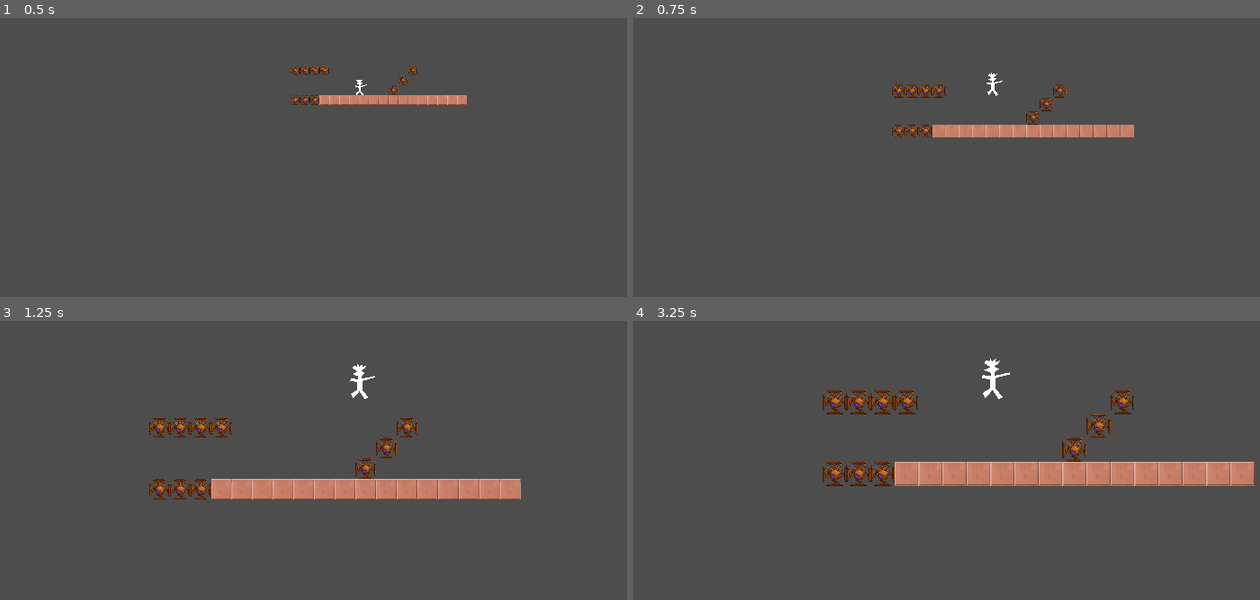
Above: before the commit, frames 1-4 (two rows, left to right).
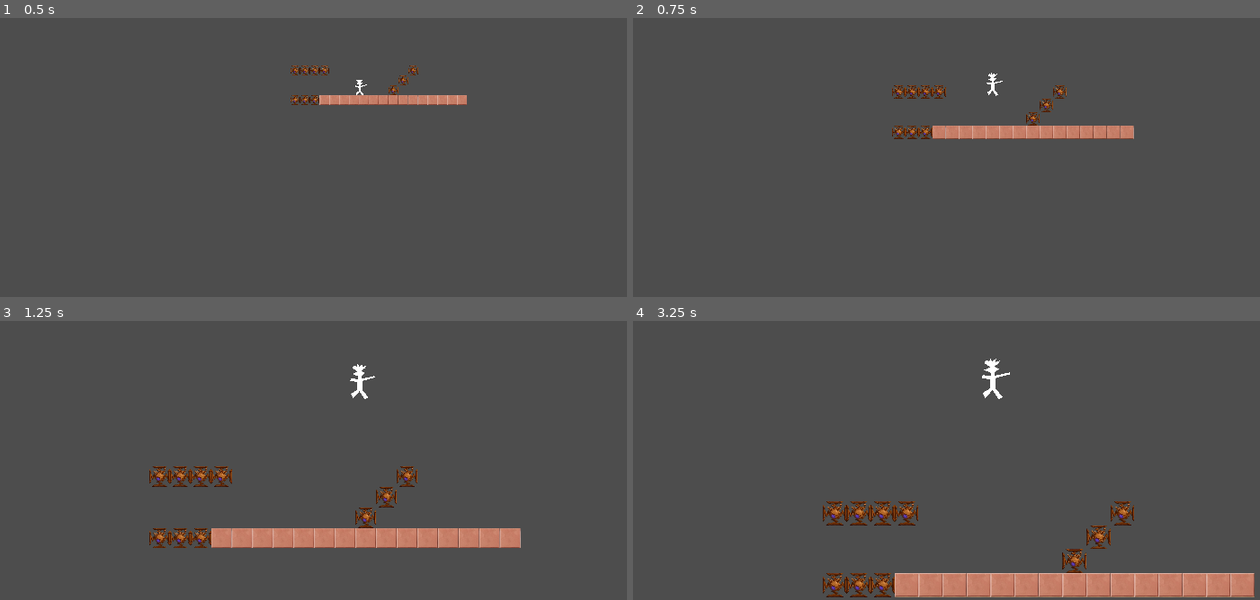
Above: after the commit, the same moments.

Repository: jacob-grahn/platform-racing-4
Game: Godot game, scene res://tiles/bounce/BounceTest.tscn
The game is run twice, just before and just after one commit, with the same random seed, the same clock (stepped at 60 frames per second) and the same inputs. This scene is started directly instead of the project's main scene.
Inputs (mouse positions are in pixels of both pictures, inside the frame that each line leads up to):
- Up to frame 1 (0.5 s): no input
- Up to frame 2 (0.75 s): move the mouse to (1153, 73) at 0.52 s; hold Right (right) from 0.53 s (still down); hold Up (jump) from 0.53 s (still down); click (1153, 73) at 0.67 s
- Up to frame 3 (1.25 s): keep holding Right (right); keep holding Up (jump)
- Up to frame 4 (3.25 s): release Right (right) at 1.25 s; release Up (jump) at 1.25 s; drag from (846, 418) to (990, 390) at 1.27 s; move the mouse to (outside the picture) at 2.02 s; hold Left (left) 2.03-2.75 s; hold Up (jump) 2.03-2.75 s; drag from (959, 480) to (777, 337) at 2.77 s

Frame 1 is identical in both runs. In frame 2, 0.9% of the frame differs, in the area x 41-80%, y 23-44%; in frame 3, 9.7%; in frame 4, 14%, in the area x 30-100%, y 24-100%.
Error before the commit: Cannot call method 'get_parent' on a null value. (res://character/Character.gd:66)
Error after the commit: Cannot call method 'get_parent' on a null value. (res://character/Character.gd:78)

Commit message:
super jumping and variable jump

Diff:
--- a/client/character/Character.gd
+++ b/client/character/Character.gd
@@ -1,12 +1,17 @@
 extends CharacterBody2D
 
 const SPEED = 1000.0
-const JUMP_VELOCITY = Vector2(0, -1600.0)
+const JUMP_VELOCITY = Vector2(0, -400.0)
+const SUPER_JUMP_VELOCITY = Vector2(0, -3000.0)
 const FASTFALL_VELOCITY = Vector2(0, 100.0)
 const TRACTION = 2500
 const FRICTION = 0.1
 const LIGHTBREAK_SPEED = 200000.0
 const JUMP_VELOCITY_MULTIPLIER = 0.75
+const JUMP_TIMER_MAX = 10.0
+const SUPER_JUMP_CHECK_TIMER_MAX = 30
+const SUPER_JUMP_CHARGE_TIMER_MAX = 90.0
+const SUPER_JUMP_CHARGE_TIMER_MINIMUM_THRESHOLD = 6.0
 const LightLine2D = preload("res://tiles/lights/LightLine2D.tscn")
 
 @onready var short_shape = $ShortShape
@@ -26,6 +31,13 @@
 var active = false
 var control_vector: Vector2
 var crouched = false
+var jump_timer: int = 0
+var jumped = false
+var can_move = true
+var can_jump = true
+var super_jump_charging = false
+var super_jump_charge_timer: int = 0
+var super_jump_check_timer: int = 0
 var game: Node2D
 var previous_velocity = Vector2(0 , 0)
 var last_collision: KinematicCollision2D
@@ -106,18 +118,59 @@
 	control_vector = Input.get_vector("left", "right", "up", "down")
 
 	# Handle jump.
-	if Input.is_action_pressed("jump") and is_on_floor() and velocity.rotated(-rotation).y > JUMP_VELOCITY.y * JUMP_VELOCITY_MULTIPLIER:
-		velocity += JUMP_VELOCITY.rotated(rotation)
-
-	# Lame super jump
-	if Input.is_action_pressed("down") and is_on_floor() and velocity.rotated(-rotation).y > JUMP_VELOCITY.y * JUMP_VELOCITY_MULTIPLIER:
-		velocity += JUMP_VELOCITY.rotated(rotation) * 1.5
-
-	# Fastfall; if down pressed while not grounded, fall faster
-	if Input.is_action_pressed("down") and !is_on_floor() and velocity.rotated(-rotation).y > JUMP_VELOCITY.y * JUMP_VELOCITY_MULTIPLIER:
-		velocity += FASTFALL_VELOCITY.rotated(rotation)
-
-	# Move left / right
+	if can_jump:
+		if Input.is_action_pressed("jump") and is_on_floor() and velocity.rotated(-rotation).y > JUMP_VELOCITY.y * JUMP_VELOCITY_MULTIPLIER:
+			jumped = true
+			jump_timer = JUMP_TIMER_MAX
+
+	# Handle jump strength/velocity increment
+	if jumped:
+		velocity += JUMP_VELOCITY.rotated(rotation) * (jump_timer / JUMP_TIMER_MAX)
+		jump_timer -= 1
+		if jump_timer <= 0:
+			jumped = false
+			jump_timer = 0
+
+	# Airborne behavior
+	if not is_on_floor():
+		# Cancel jump early by not pressing jump.
+		if jumped and not Input.is_action_pressed("jump"):
+			jumped = false
+		# Fastfall; if down pressed while not on floor, fall faster
+		if Input.is_action_pressed("down"):
+			print("FASTFALL VELOCITY: ", FASTFALL_VELOCITY.rotated(rotation))
+			velocity += FASTFALL_VELOCITY.rotated(rotation)
+			jumped = false
+		if not jumped:
+			jump_timer = 0
+
+	# Super jump; are we charging?
+	if super_jump_charging:
+		super_jump_charge_timer += 1
+		# Can't move while super jumping
+		control_vector.x = 0
+		# Clamp (fix this if there's a sexier way to do it)
+		if super_jump_charge_timer >= SUPER_JUMP_CHARGE_TIMER_MAX:
+			super_jump_charge_timer = SUPER_JUMP_CHARGE_TIMER_MAX
+		# If we release super jump, then based on length of super jump charge, add velocity
+		# (also make sure we are above the minimum threshold to do so)
+		if super_jump_charging and Input.is_action_just_released("down") and super_jump_charge_timer >= SUPER_JUMP_CHARGE_TIMER_MINIMUM_THRESHOLD:
+			velocity += SUPER_JUMP_VELOCITY.rotated(rotation) * (super_jump_charge_timer / SUPER_JUMP_CHARGE_TIMER_MAX)
+			super_jump_charging = false
+			super_jump_charge_timer = 0
+			can_jump = true
+	# If not, check to see if we're trying to
+	else:
+		if Input.is_action_pressed("down") and is_on_floor() and velocity.rotated(-rotation).y > JUMP_VELOCITY.y * JUMP_VELOCITY_MULTIPLIER:
+			super_jump_check_timer += 1
+		else:
+			super_jump_check_timer = 0
+		# If grounded and down held long enough, begin charging
+		if super_jump_check_timer >= SUPER_JUMP_CHECK_TIMER_MAX:
+			can_jump = false
+			super_jump_charging = true
+			super_jump_check_timer = 0
+
 	var target_velocity = Vector2(control_vector.x * SPEED, velocity.rotated(-rotation).y).rotated(rotation)
 	if control_vector.x != 0:
 		if (target_velocity.length() > velocity.length()):
